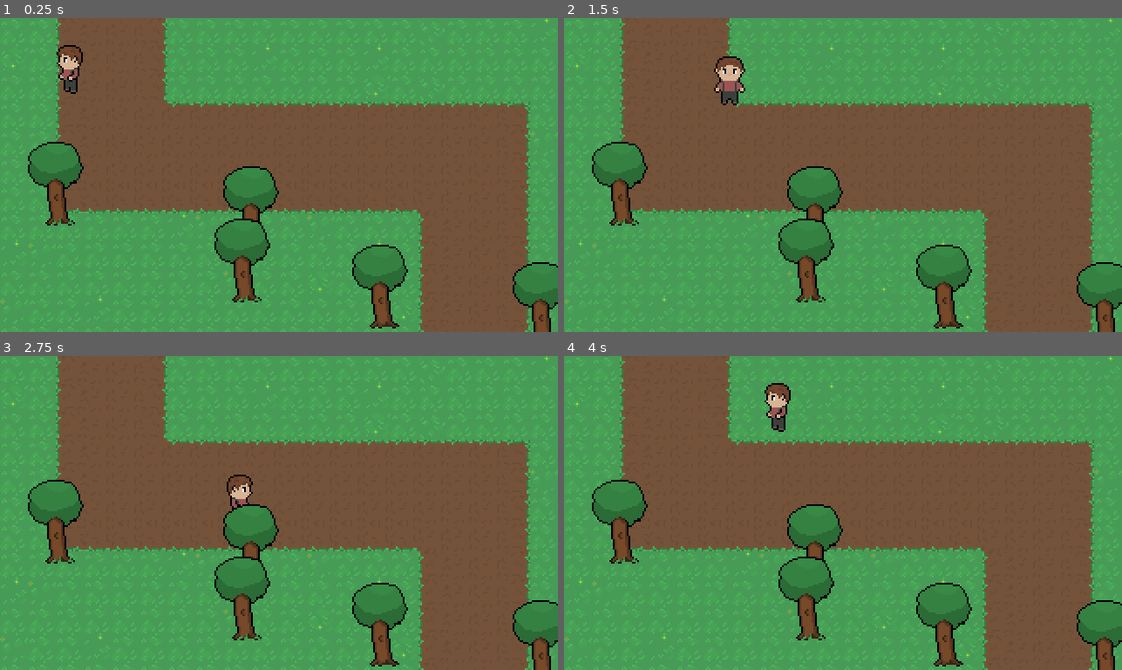
Above: before the commit, frames 1-4 (two rows, left to right).
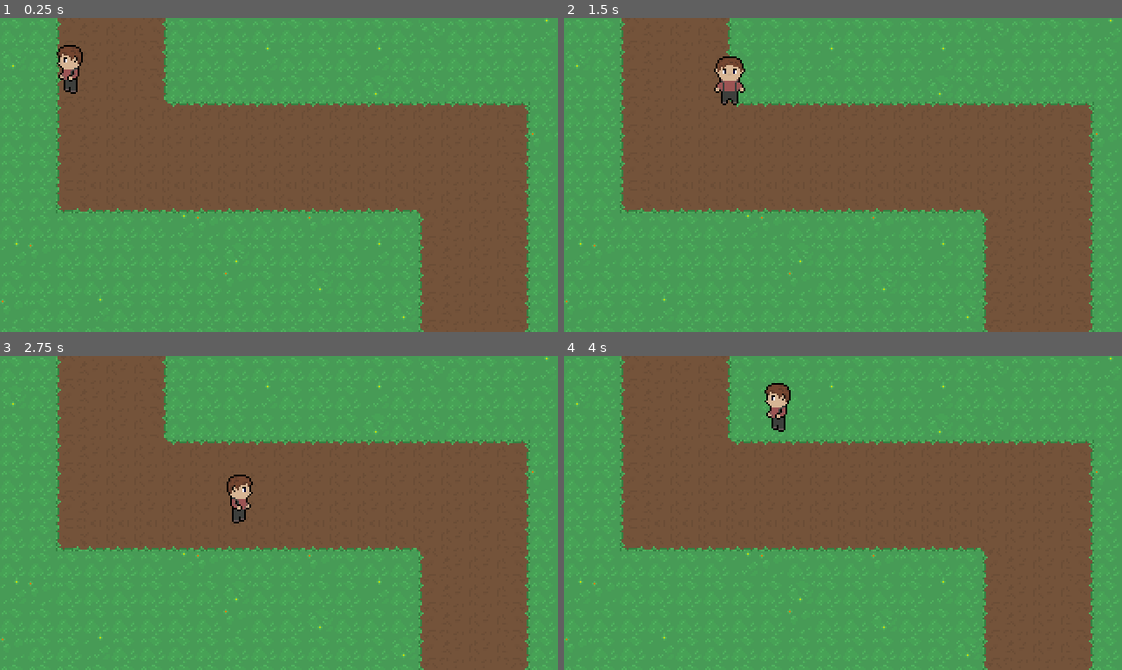
Above: after the commit, the same moments.

Repository: mickveldhuis/city-building-concept
Game: Godot game, scene res://scenes/world.tscn
Same seed, same stepped clock (60 frames per second), same inputs: the game is played once before the commit and once after it.
Inputs (mouse positions are in pixels of both pictures, inside the frame that each line leads up to):
- Up to frame 1 (0.25 s): no input
- Up to frame 2 (1.5 s): tap Enter at 0.5 s; move the mouse to (965, 159) at 0.52 s; hold D (move_right) 0.53-1.28 s; right-click (965, 159) at 0.6 s; move the mouse to (731, 190) at 1.27 s; hold S (move_down) from 1.28 s (still down); click (731, 190) at 1.35 s
- Up to frame 3 (2.75 s): move the mouse to (334, 443) at 2.02 s; release S (move_down) at 2.03 s; hold D (move_right) from 2.03 s (still down); right-click (334, 443) at 2.1 s
- Up to frame 4 (4 s): move the mouse to (815, 575) at 2.77 s; release D (move_right) at 2.78 s; hold W (move_up) 2.78-3.53 s; click (815, 575) at 2.85 s; move the mouse to (1010, 560) at 3.52 s; hold A (move_left) from 3.53 s (still down); right-click (1010, 560) at 3.6 s

The runs differ from the first frame. In frame 1, 6.9% of the frame differs, in the area x 5-100%, y 39-100%; in frame 2, 6.9%; in frame 3, 6.9%; in frame 4, 6.9%.

Commit message:
Add an 'on death' animation to the tree

Diff:
--- /dev/null
+++ b/objects/scenery/tree.gd
@@ -0,0 +1,14 @@
+extends StaticBody2D
+
+var hp : int = 5
+
+onready var anim_player : AnimationPlayer = $AnimationPlayer
+
+func on_hit(dmg : int) -> void:
+	hp -= dmg
+
+	if hp <= 0:
+		anim_player.play("death")
+
+func on_death() -> void:
+	queue_free()
--- a/objects/scenery/tree.tscn
+++ b/objects/scenery/tree.tscn
@@ -1,13 +1,71 @@
-[gd_scene load_steps=3 format=2]
+[gd_scene load_steps=5 format=2]
 
 [ext_resource path="res://assets/trees.png" type="Texture" id=1]
+[ext_resource path="res://objects/scenery/tree.gd" type="Script" id=2]
 
 [sub_resource type="RectangleShape2D" id=1]
 extents = Vector2( 5, 9 )
 
+[sub_resource type="Animation" id=2]
+resource_name = "death"
+length = 3.5
+tracks/0/type = "value"
+tracks/0/path = NodePath("Sprite:modulate")
+tracks/0/interp = 1
+tracks/0/loop_wrap = true
+tracks/0/imported = false
+tracks/0/enabled = true
+tracks/0/keys = {
+"times": PoolRealArray( 0, 0.5, 1, 1.5, 2, 2.5, 3 ),
+"transitions": PoolRealArray( 1, 1, 1, 1, 1, 1, 1 ),
+"update": 0,
+"values": [ Color( 1, 1, 1, 0.83417 ), Color( 1, 1, 1, 0.635294 ), Color( 1, 1, 1, 0.47451 ), Color( 1, 1, 1, 0.364706 ), Color( 1, 1, 1, 0.321569 ), Color( 1, 1, 1, 0.121569 ), Color( 1, 1, 1, 0 ) ]
+}
+tracks/1/type = "value"
+tracks/1/path = NodePath("Sprite:visible")
+tracks/1/interp = 1
+tracks/1/loop_wrap = true
+tracks/1/imported = false
+tracks/1/enabled = true
+tracks/1/keys = {
+"times": PoolRealArray( 0, 3 ),
+"transitions": PoolRealArray( 1, 1 ),
+"update": 1,
+"values": [ true, false ]
+}
+tracks/2/type = "value"
+tracks/2/path = NodePath("CollisionShape2D:disabled")
+tracks/2/interp = 1
+tracks/2/loop_wrap = true
+tracks/2/imported = false
+tracks/2/enabled = true
+tracks/2/keys = {
+"times": PoolRealArray( 0, 1.5 ),
+"transitions": PoolRealArray( 1, 1 ),
+"update": 1,
+"values": [ false, true ]
+}
+tracks/3/type = "method"
+tracks/3/path = NodePath(".")
+tracks/3/interp = 1
+tracks/3/loop_wrap = true
+tracks/3/imported = false
+tracks/3/enabled = true
+tracks/3/keys = {
+"times": PoolRealArray( 3 ),
+"transitions": PoolRealArray( 1 ),
+"values": [ {
+"args": [  ],
+"method": "on_death"
+} ]
+}
+
 [node name="Tree" type="StaticBody2D"]
+script = ExtResource( 2 )
 
 [node name="Sprite" type="Sprite" parent="."]
+visible = false
+modulate = Color( 1, 1, 1, 0 )
 position = Vector2( 0, -24 )
 texture = ExtResource( 1 )
 hframes = 2
@@ -17,3 +75,7 @@
 position = Vector2( 2, -5 )
 rotation = 1.5708
 shape = SubResource( 1 )
+disabled = true
+
+[node name="AnimationPlayer" type="AnimationPlayer" parent="."]
+anims/death = SubResource( 2 )
